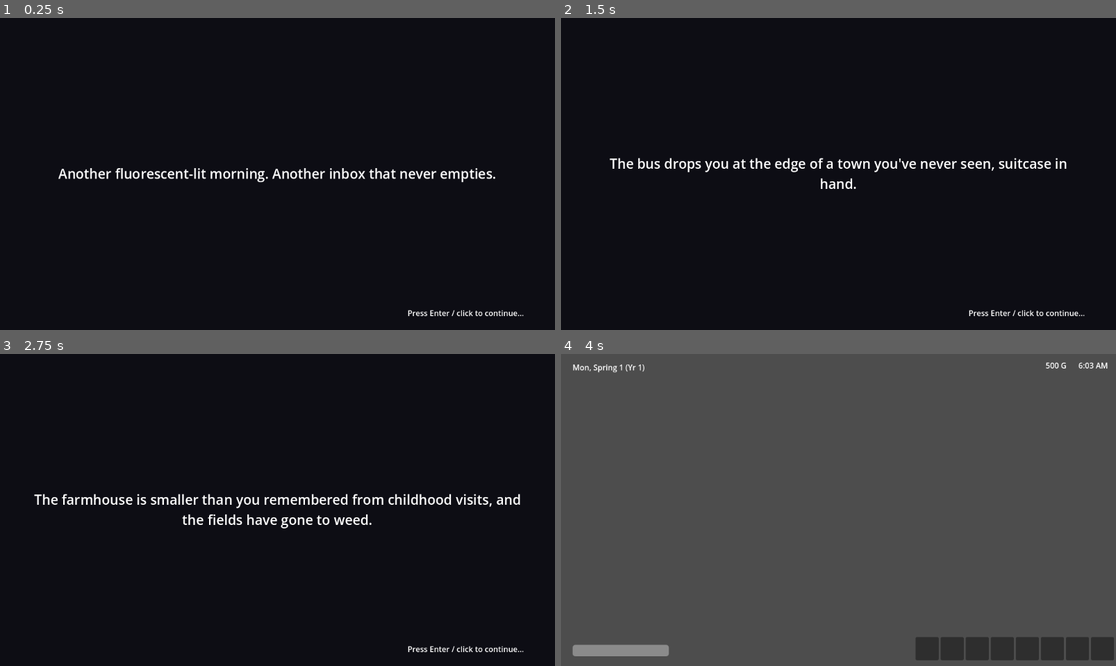
Above: before the commit, frames 1-4 (two rows, left to right).
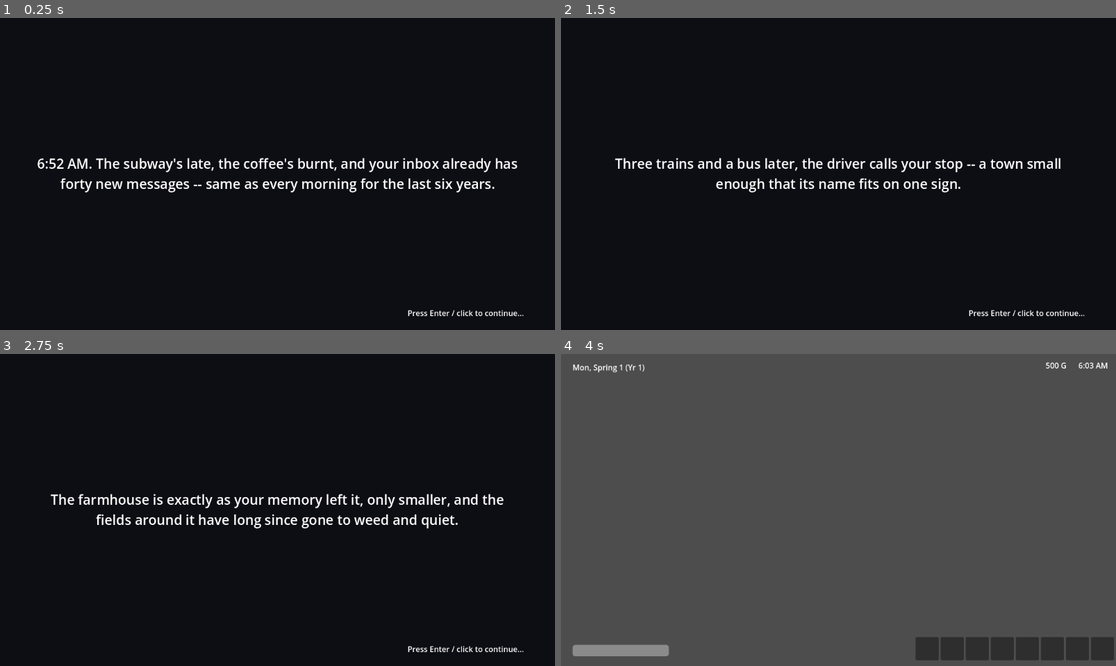
Above: after the commit, the same moments.

Repository: GRITui/story-of-country-side
Game: Godot game, scene res://scenes/Main.tscn
Two runs of this game, one before a commit and one after it. Both use one fixed random seed, a clock stepped at 60 frames per second and the inputs below.
Inputs (mouse positions are in pixels of both pictures, inside the frame that each line leads up to):
- Up to frame 1 (0.25 s): no input
- Up to frame 2 (1.5 s): tap Enter (ui_accept) at 0.5, 0.77, 1.25 s; move the mouse to (960, 158) at 0.52 s; click (960, 158) at 0.67 s; drag from (727, 189) to (810, 236) at 1.27 s
- Up to frame 3 (2.75 s): tap Enter (ui_accept) at 2 s; move the mouse to (333, 441) at 2.02 s; click (333, 441) at 2.17 s
- Up to frame 4 (4 s): tap Enter (ui_accept) at 2.75, 3.5, 3.77 s; drag from (810, 572) to (672, 463) at 2.77 s; move the mouse to (1005, 556) at 3.52 s; click (1005, 556) at 3.67 s

The runs differ from the first frame. In frame 1, 3.5% of the frame differs, in the area x 6-94%, y 44-56%; in frame 2, 2.2%; in frame 3, 2.8%; in frame 4, nothing differs.

Commit message:
Content: gift preferences + intro narration copy (issue #53)
Adds GiftPreferenceTable .tres resources for the 6 MarriageManager
NPCs (Elena, Marcus, Priya, Tobias, Sana, Colton), each with a
distinct personality expressed through loved/liked/disliked/hated
item_ids drawn from the real Agriculture/Ranching/Fishing/Foraging/
Mining rosters. Rewrites IntroSequence.DEFAULT_LINES with more
specific, characterful prose -- same 6-line beat structure, pure
string content.

Flags a real gap for Backend: RelationshipManager.give_gift() has no
runtime lookup from NPC name to GiftPreferenceTable, so these .tres
files aren't wired to anything yet.

Co-Authored-By: Claude Sonnet 5 <noreply@anthropic.com>
Claude-Session: https://claude.ai/code/session_01M6QdZHzRp2v9Uxm1ycLjaL

Diff:
--- /dev/null
+++ b/scripts/social/gift_preferences/colton.tres
@@ -0,0 +1,10 @@
+[gd_resource type="Resource" script_class="GiftPreferenceTable" load_steps=2 format=3]
+
+[ext_resource type="Script" path="res://scripts/social/gift_preference_table.gd" id="1"]
+
+[resource]
+script = ExtResource("1")
+loved_items = Array[String](["iron_ore", "copper_ore", "stone"])
+liked_items = Array[String](["gold_ore", "diamond", "corn", "pumpkin"])
+disliked_items = Array[String](["wild_flower", "sweet_pea"])
+hated_items = Array[String](["snow_truffle", "four_leaf_clover"])
--- /dev/null
+++ b/scripts/social/gift_preferences/elena.tres
@@ -0,0 +1,10 @@
+[gd_resource type="Resource" script_class="GiftPreferenceTable" load_steps=2 format=3]
+
+[ext_resource type="Script" path="res://scripts/social/gift_preference_table.gd" id="1"]
+
+[resource]
+script = ExtResource("1")
+loved_items = Array[String](["wild_flower", "sweet_pea", "snow_truffle"])
+liked_items = Array[String](["melon", "tomato", "hazelnut", "wool"])
+disliked_items = Array[String](["carp", "sardine", "stone"])
+hated_items = Array[String](["eel", "squid"])
--- /dev/null
+++ b/scripts/social/gift_preferences/marcus.tres
@@ -0,0 +1,10 @@
+[gd_resource type="Resource" script_class="GiftPreferenceTable" load_steps=2 format=3]
+
+[ext_resource type="Script" path="res://scripts/social/gift_preference_table.gd" id="1"]
+
+[resource]
+script = ExtResource("1")
+loved_items = Array[String](["eel", "sturgeon", "gold_ore"])
+liked_items = Array[String](["trout", "salmon", "copper_ore", "iron_ore"])
+disliked_items = Array[String](["wild_flower", "sweet_pea"])
+hated_items = Array[String](["frost_kale", "snow_truffle"])
--- /dev/null
+++ b/scripts/social/gift_preferences/priya.tres
@@ -0,0 +1,10 @@
+[gd_resource type="Resource" script_class="GiftPreferenceTable" load_steps=2 format=3]
+
+[ext_resource type="Script" path="res://scripts/social/gift_preference_table.gd" id="1"]
+
+[resource]
+script = ExtResource("1")
+loved_items = Array[String](["cauliflower", "corn", "duck_egg"])
+liked_items = Array[String](["pumpkin", "tomato", "mushroom", "milk"])
+disliked_items = Array[String](["stone", "iron_ore"])
+hated_items = Array[String](["carp", "sardine"])
--- /dev/null
+++ b/scripts/social/gift_preferences/sana.tres
@@ -0,0 +1,10 @@
+[gd_resource type="Resource" script_class="GiftPreferenceTable" load_steps=2 format=3]
+
+[ext_resource type="Script" path="res://scripts/social/gift_preference_table.gd" id="1"]
+
+[resource]
+script = ExtResource("1")
+loved_items = Array[String](["wool", "goat_milk", "duck_egg"])
+liked_items = Array[String](["milk", "egg", "hazelnut", "spring_onion"])
+disliked_items = Array[String](["bass", "pike"])
+hated_items = Array[String](["diamond", "gold_ore"])
--- /dev/null
+++ b/scripts/social/gift_preferences/tobias.tres
@@ -0,0 +1,10 @@
+[gd_resource type="Resource" script_class="GiftPreferenceTable" load_steps=2 format=3]
+
+[ext_resource type="Script" path="res://scripts/social/gift_preference_table.gd" id="1"]
+
+[resource]
+script = ExtResource("1")
+loved_items = Array[String](["diamond", "four_leaf_clover", "snow_truffle"])
+liked_items = Array[String](["gold_ore", "winter_root", "squid"])
+disliked_items = Array[String](["parsnip", "egg"])
+hated_items = Array[String](["wool", "stone"])
--- a/scripts/story/intro_sequence.gd
+++ b/scripts/story/intro_sequence.gd
@@ -9,11 +9,10 @@
 ## time, no branching, no timeline/track data. That's out of scope for
 ## this issue (see the PR description).
 ##
-## PLACEHOLDER COPY: the lines below are placeholder narration written for
-## sequencing purposes only -- no writer has produced final intro copy
-## anywhere in the design docs yet. A writer can replace DEFAULT_LINES (or
-## override `lines` before this node enters the tree) without touching any
-## of the advance/finish logic below.
+## DEFAULT_LINES holds the final intro narration (Content lane, issue #53).
+## `lines` can still be overridden before this node enters the tree (e.g.
+## by a test, or a future alternate-intro variant) without touching any of
+## the advance/finish logic below.
 ##
 ## Freezes TimeManager for the duration, reusing the same freeze mechanism
 ## the pause menu and festivals use (one time-freeze mechanism, not a
@@ -23,12 +22,12 @@
 signal finished
 
 const DEFAULT_LINES: Array[String] = [
-	"Another fluorescent-lit morning. Another inbox that never empties.",
-	"Then the letter arrives: your great-aunt has passed, and left you the only thing she owned outright -- her farm.",
-	"You hand in your resignation before you've finished reading it twice.",
-	"The bus drops you at the edge of a town you've never seen, suitcase in hand.",
-	"The farmhouse is smaller than you remembered from childhood visits, and the fields have gone to weed.",
-	"Still. It's yours now. Time to get to work.",
+	"6:52 AM. The subway's late, the coffee's burnt, and your inbox already has forty new messages -- same as every morning for the last six years.",
+	"The letter is waiting on your desk when you get in: your great-aunt Rosalind has passed, and left you the one thing she owned outright -- forty acres and a farmhouse, out past the county line.",
+	"You read it twice, then type your resignation before the coffee's gone cold. Nobody stops you on the way out.",
+	"Three trains and a bus later, the driver calls your stop -- a town small enough that its name fits on one sign.",
+	"The farmhouse is exactly as your memory left it, only smaller, and the fields around it have long since gone to weed and quiet.",
+	"You set your one suitcase down on the porch and let the silence settle. No inbox. No fluorescent lights. Just dirt, daylight, and a lot of work ahead.",
 ]
 
 const FREEZE_REASON := "intro"
Not shown, changed: squad-handshake-content.md
